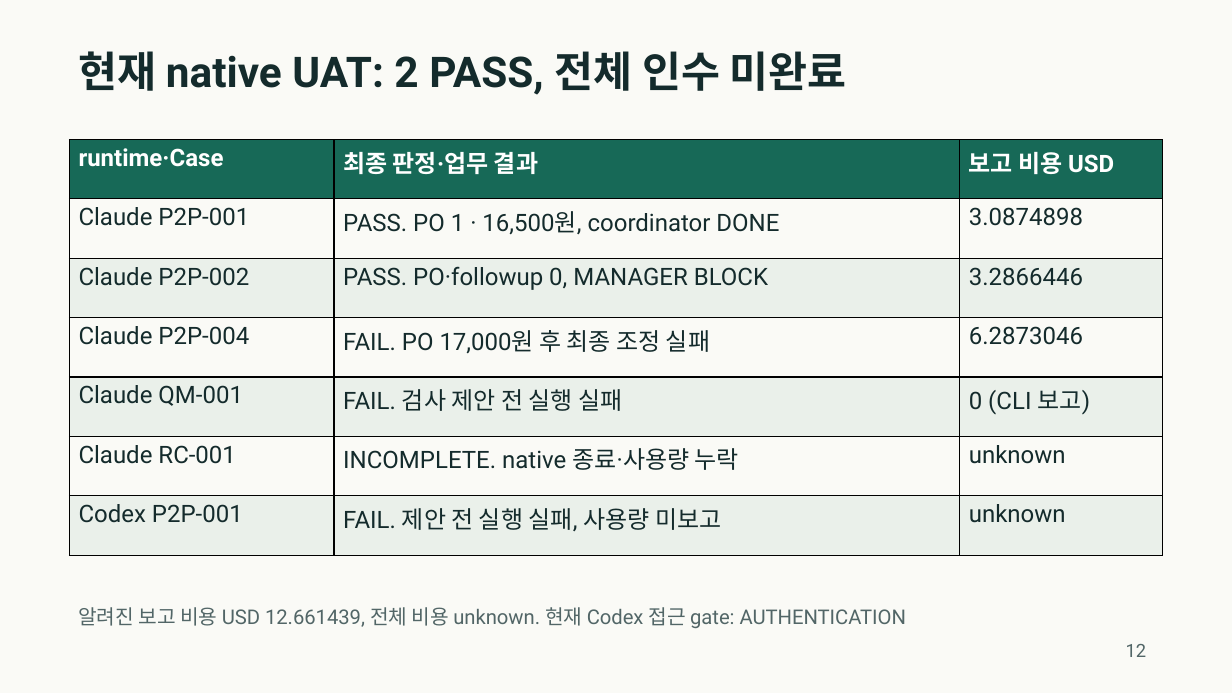
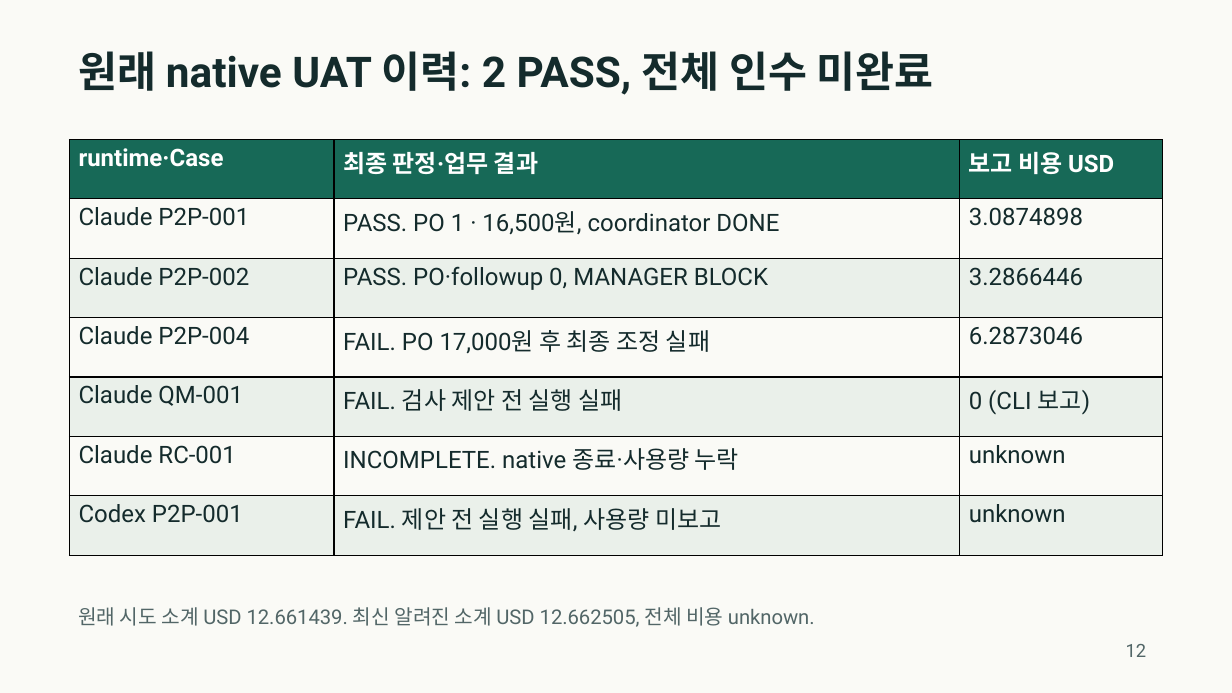
Before and after one commit to se0nghe0n/mulino-coreano-erp, a slide deck: slide 12 of docs/portfolio/mulino-coreano-portfolio-ko.pptx. Drawn at 1232x693 pixels with LibreOffice and Linux fonts; fonts in the diff are those of the drawing. Boxes give left, top, right and bottom in pixels: in the first picture for what was removed or moved away, otherwise in the second. Text is boxed around its words. In the diff, an @@ line names an element or a change of style, - is before the commit and + after.

Commit message:
docs(portfolio): 재시도 실패와 제한된 진단 근거 갱신

```diff
--- a/docs/portfolio/mulino-coreano-portfolio-ko.pptx
+++ b/docs/portfolio/mulino-coreano-portfolio-ko.pptx
@@ text at [78,51,934,95]: text changed @@
-현재 native UAT: 2 PASS, 전체 인수 미완료
+원래 native UAT 이력: 2 PASS, 전체 인수 미완료
@@ text at [78,607,815,627]: text changed @@
-알려진 보고 비용 USD 12.661439, 전체 비용 unknown. 현재 Codex 접근 gate: AUTHENTICATION
+원래 시도 소계 USD 12.661439. 최신 알려진 소계 USD 12.662505, 전체 비용 unknown.
```
Also in this commit, not shown: 2 other slides changed, 4 other files.
